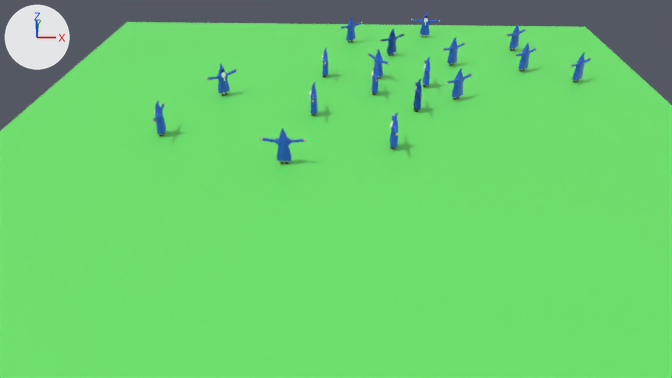
One commit to the Blender file assets/world.blend: the scene before it, then after it.
Before and after are seen from the file's camera 'camera'. The axes (+X, +Y, +Z) are drawn at upper left. The lights are the same throughout. The picture after the commit comes second.

Objects in the first picture: 'Wizzard 4', 'Wizzard 4.001', 'Wizzard 4.002', 'Wizzard 4.003', 'Wizzard 4.004', 'Wizzard 4.005', 'Wizzard 4.006', 'Wizzard 4.007', 'Wizzard 4.008', 'Wizzard 4.009', 'Wizzard 4.011', 'Wizzard 4.012', 'Wizzard 4.013', 'Wizzard 4.014', 'Wizzard 4.015', 'Wizzard 4.016', 'Wizzard 4.017', 'Wizzard 4.018', 'floor'.
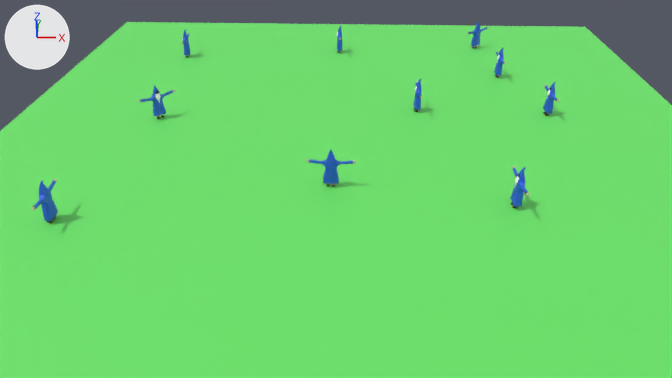
Boxes [x1, y1, x2, y2] around the edits, measured in the pictures (672 x 378 px):
'Wizzard 4.017', moved: before [260, 128, 306, 164]; after [306, 149, 356, 186]
'Wizzard 4.012', moved: before [309, 83, 317, 116]; after [31, 179, 58, 223]
'Wizzard 4.018', moved: before [206, 64, 238, 96]; after [138, 85, 175, 119]
'Wizzard 4.014', moved: before [389, 113, 398, 149]; after [510, 166, 529, 208]
'Wizzard 4.011', moved: before [371, 64, 378, 95]; after [543, 82, 559, 116]
'Wizzard 4.013', moved: before [152, 101, 166, 136]; after [181, 29, 190, 57]
'Wizzard 4.016', moved: before [423, 57, 431, 87]; after [494, 48, 506, 78]
'Wizzard 4.005', deleted: before [446, 69, 472, 100]
'Wizzard 4.015', moved: before [322, 48, 328, 77]; after [336, 26, 342, 53]
'Wizzard 4.003', deleted: before [570, 53, 592, 83]
'Wizzard 4.007', deleted: before [442, 38, 466, 66]
'Wizzard 4.008', deleted: before [515, 43, 537, 72]
'Wizzard 4.009', deleted: before [380, 29, 404, 56]
'Wizzard 4', deleted: before [413, 79, 422, 112]
'Wizzard 4.001', deleted: before [411, 11, 440, 37]
'Wizzard 4.006', deleted: before [339, 17, 363, 43]
'Wizzard 4.010', moved (not visible before): after [466, 22, 488, 48]
'Wizzard 4.004', deleted: before [506, 24, 526, 51]
'Wizzard 4.002', deleted: before [368, 49, 390, 79]

Edits to the bpy script that builds the scene:
```text
Remove ob_wizzard_4:
    ob_wizzard_4 = bpy.data.objects.new('Wizzard 4', me_cube_006)
    ob_wizzard_4.location = (6.07, 3.39, 1.61)
    ob_wizzard_4.rotation_euler = (0.0, 0.0, -1.527)  # degrees (0, 0, -87)
Remove ob_wizzard_4_001:
    ob_wizzard_4_001 = bpy.data.objects.new('Wizzard 4.001', me_cube_001)
    ob_wizzard_4_001.location = (8.79, 25.04, 1.61)
    ob_wizzard_4_001.rotation_euler = (0.0, 0.0, -0.145)  # degrees (0, 0, -8.3)
Remove ob_wizzard_4_002:
    ob_wizzard_4_002 = bpy.data.objects.new('Wizzard 4.002', me_cube_002)
    ob_wizzard_4_002.location = (2.69, 11.32, 1.61)
    ob_wizzard_4_002.rotation_euler = (0.0, 0.0, -4.086)  # degrees (0, 0, -234)
Remove ob_wizzard_4_003:
    ob_wizzard_4_003 = bpy.data.objects.new('Wizzard 4.003', me_cube_003)
    ob_wizzard_4_003.location = (22.9, 10.93, 1.61)
    ob_wizzard_4_003.rotation_euler = (0.0, 0.0, -2.453)  # degrees (0, 0, -141)
Remove ob_wizzard_4_004:
    ob_wizzard_4_004 = bpy.data.objects.new('Wizzard 4.004', me_cube_004)
    ob_wizzard_4_004.location = (18.62, 20.45, 1.61)
    ob_wizzard_4_004.rotation_euler = (0.0, 0.0, -2.453)  # degrees (0, 0, -141)
Remove ob_wizzard_4_005:
    ob_wizzard_4_005 = bpy.data.objects.new('Wizzard 4.005', me_cube_005)
    ob_wizzard_4_005.location = (10.11, 6.16, 1.61)
    ob_wizzard_4_005.rotation_euler = (0.0, 0.0, -2.453)  # degrees (0, 0, -141)
Remove ob_wizzard_4_006:
    ob_wizzard_4_006 = bpy.data.objects.new('Wizzard 4.006', me_cube_007)
    ob_wizzard_4_006.location = (-0.25, 22.68, 1.61)
    ob_wizzard_4_006.rotation_euler = (0.0, 0.0, -2.453)  # degrees (0, 0, -141)
Remove ob_wizzard_4_007:
    ob_wizzard_4_007 = bpy.data.objects.new('Wizzard 4.007', me_cube_008)
    ob_wizzard_4_007.location = (10.85, 15.31, 1.61)
    ob_wizzard_4_007.rotation_euler = (0.0, 0.0, -2.453)  # degrees (0, 0, -141)
Remove ob_wizzard_4_008:
    ob_wizzard_4_008 = bpy.data.objects.new('Wizzard 4.008', me_cube_009)
    ob_wizzard_4_008.location = (18.14, 13.82, 1.61)
    ob_wizzard_4_008.rotation_euler = (0.0, 0.0, -2.453)  # degrees (0, 0, -141)
Remove ob_wizzard_4_009:
    ob_wizzard_4_009 = bpy.data.objects.new('Wizzard 4.009', me_cube_010)
    ob_wizzard_4_009.location = (4.42, 18.16, 1.61)
    ob_wizzard_4_009.rotation_euler = (0.0, 0.0, -2.453)  # degrees (0, 0, -141)
Change ob_wizzard_4_010:
    ob_wizzard_4_010.location: (4.42, 18.16, 1.61) -> (14.34, 21.14, 1.61)
Change ob_wizzard_4_011:
    ob_wizzard_4_011.location: (2.27, 7.15, 1.61) -> (17.79, 3.0, 1.61)
Change ob_wizzard_4_012:
    ob_wizzard_4_012.location: (-3.3, 2.22, 1.61) -> (-19.58, -14.83, 1.61)
Change ob_wizzard_4_013:
    ob_wizzard_4_013.location: (-15.86, -2.23, 1.61) -> (-18.56, 17.04, 1.61)
Change ob_wizzard_4_014:
    ob_wizzard_4_014.location: (3.57, -3.88, 1.61) -> (11.56, -12.07, 1.61)
Change ob_wizzard_4_015:
    ob_wizzard_4_015.location: (-2.73, 11.51, 1.61) -> (-1.48, 19.12, 1.61)
Change ob_wizzard_4_016:
    ob_wizzard_4_016.location: (7.45, 9.21, 1.61) -> (15.15, 12.1, 1.61)
Change ob_wizzard_4_017:
    ob_wizzard_4_017.location: (-5.01, -6.71, 1.61) -> (-1.26, -9.89, 1.61)
Change ob_wizzard_4_018:
    ob_wizzard_4_018.location: (-12.31, 6.41, 1.61) -> (-17.03, 1.12, 1.61)
```
